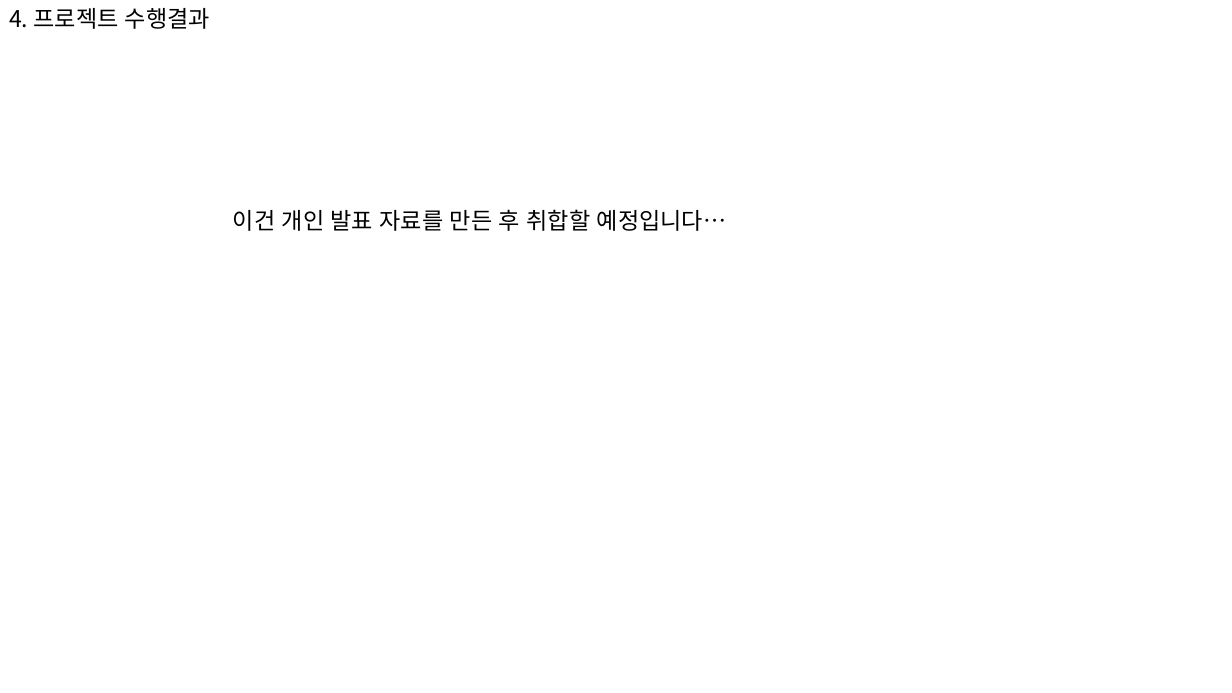
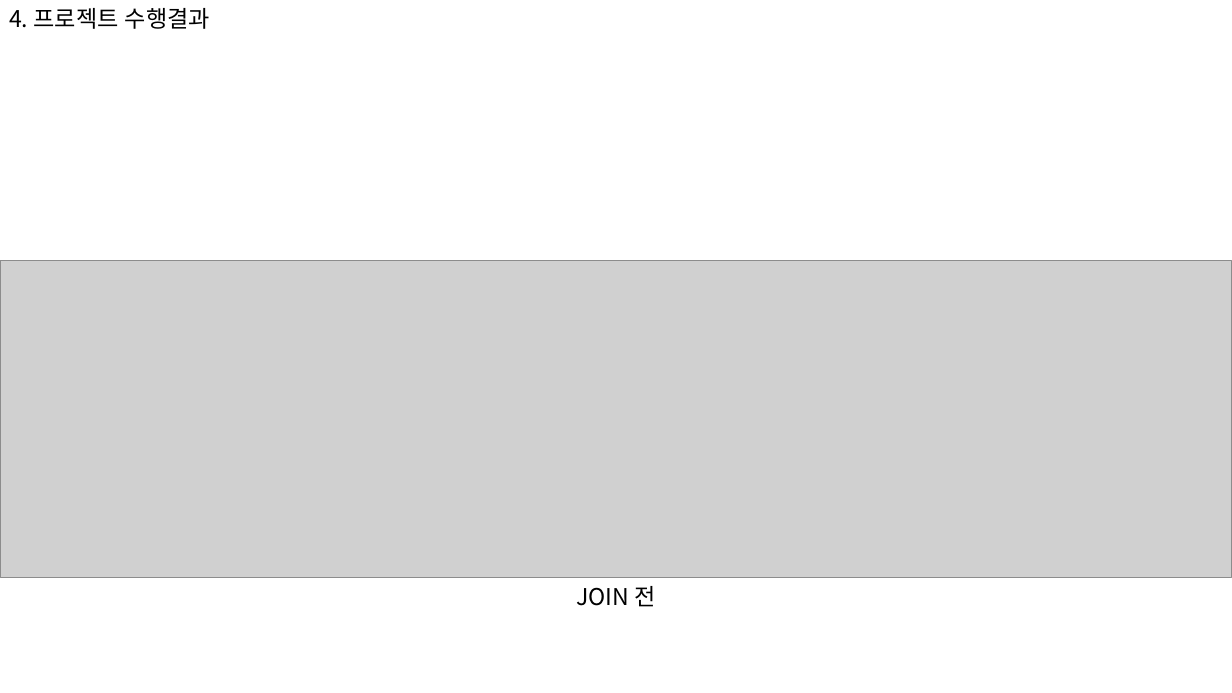
Before and after one commit to 909ma/Group-Study-Service, a slide deck: slide 14 of 기타/PPT/초안.pptx (slide 13 before the commit). Drawn at 1232x693 pixels with LibreOffice and Linux fonts; fonts in the diff are those of the drawing; grey boxes stand for pictures. Boxes give left, top, right and bottom in pixels: in the first picture for what was removed or moved away, otherwise in the second. Text is boxed around its words. In the diff, an @@ line names an element or a change of style, - is before the commit and + after.

```diff
--- a/기타/PPT/초안.pptx
+++ b/기타/PPT/초안.pptx
@@ text removed at [233,209,726,231] @@
-이건 개인 발표 자료를 만든 후 취합할 예정입니다…
@@ picture added at [0,261,1232,578] @@
@@ text added at [576,586,655,607], 18 pt, text #000000 @@
+JOIN 전
```
Also in this commit, not shown: 4 other slides changed, 4 slides added, 22 other files.
